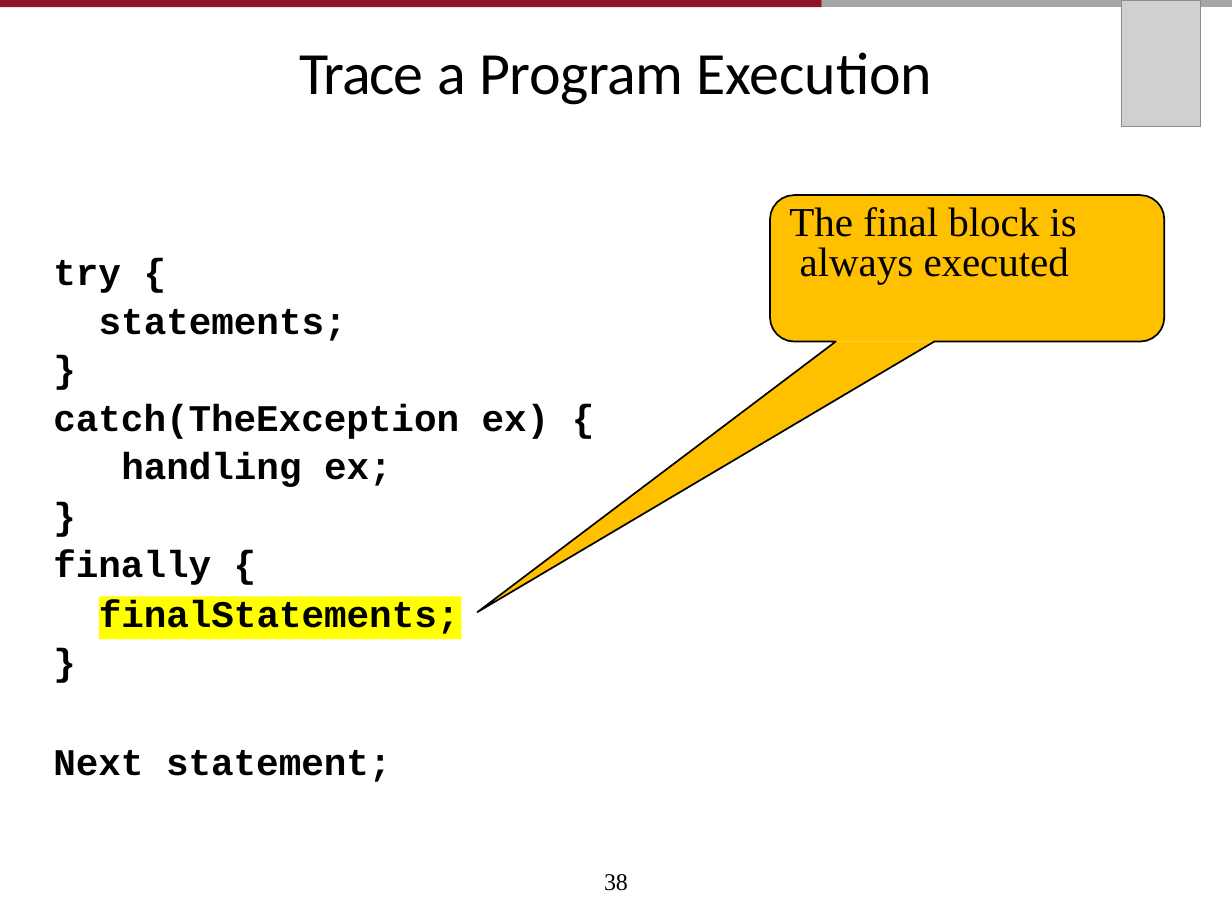
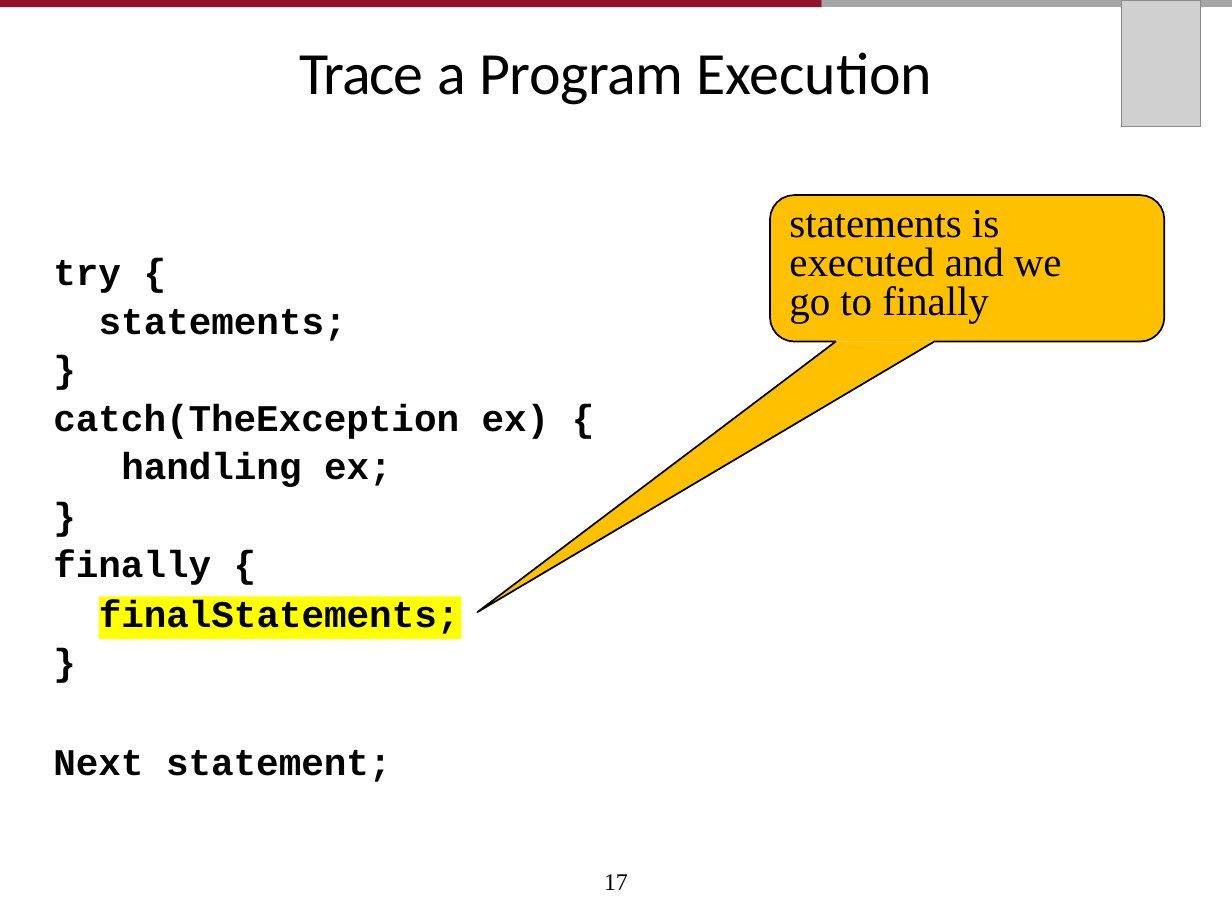
Before and after one commit to AughdonBreslin/CS501IntroToJava, a slide deck: slide 17 of Lectures/11_Exception_Handling_and_Text_I0.pptx (slide 38 before the commit). Drawn at 1232x924 pixels with LibreOffice and Linux fonts; fonts in the diff are those of the drawing; grey boxes stand for pictures. Boxes give left, top, right and bottom in pixels: in the first picture for what was removed or moved away, otherwise in the second. Text is boxed around its words. In the diff, an @@ line names an element or a change of style, - is before the commit and + after.

```diff
--- a/Lectures/11_Exception_Handling_and_Text_I0.pptx
+++ b/Lectures/11_Exception_Handling_and_Text_I0.pptx
@@ text at [789, 210, 1062, 323]: text changed @@
-The final block is always executed
+statements is executed and we go to finally
@@ page number at [604, 874, 628, 890]: text changed @@
-38
+17
```
Also in this commit, not shown: 21 other slides changed, 3 slides added, 29 slides removed, 26 other files.
